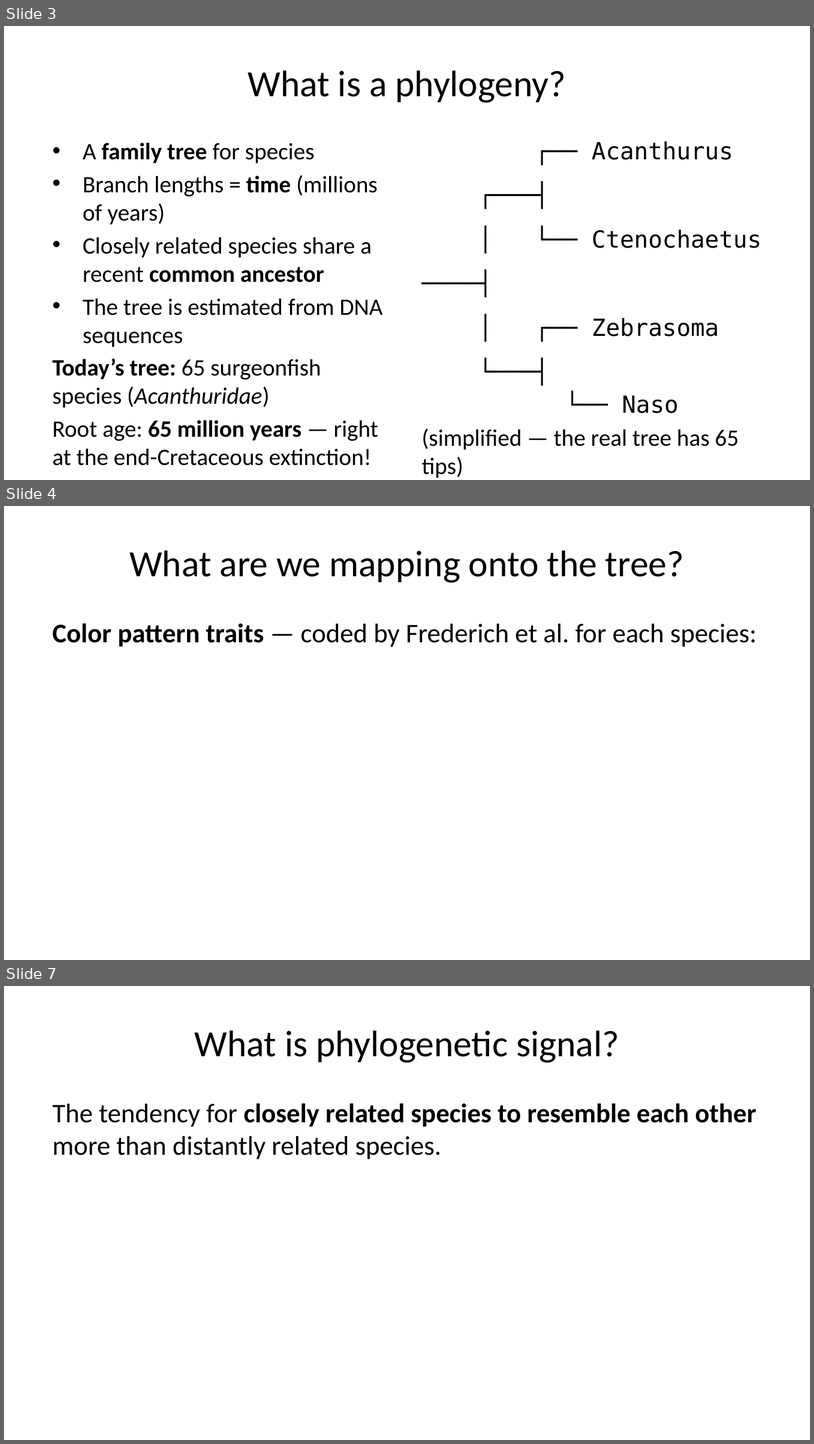
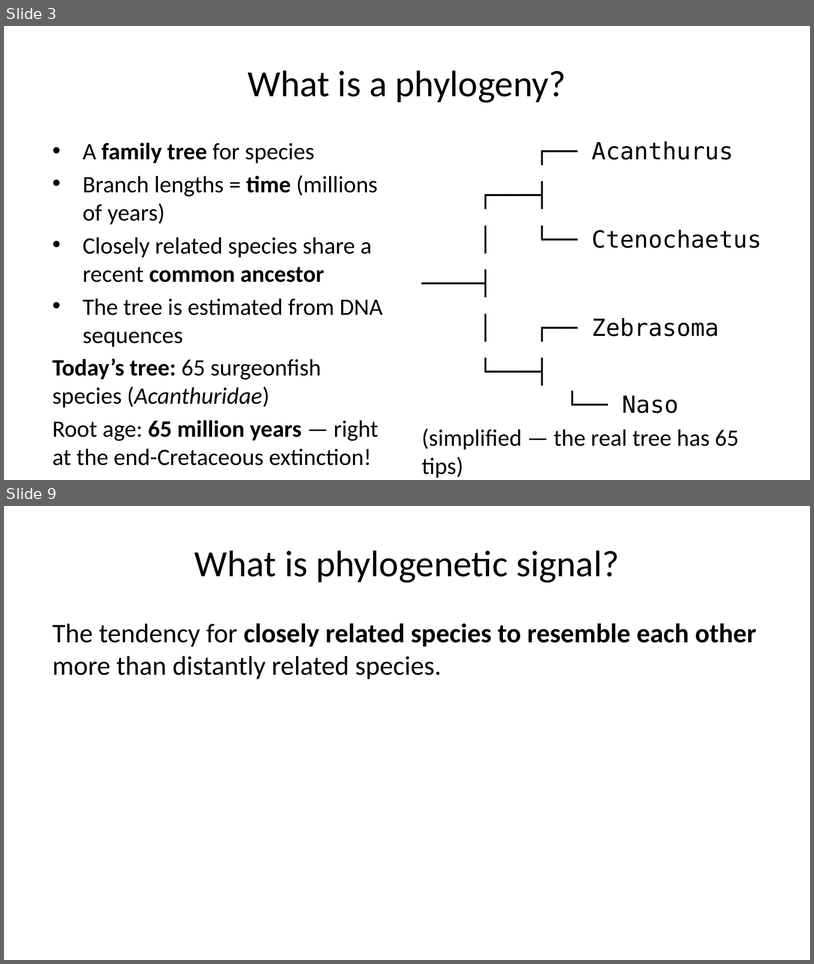
Before and after one commit to michaelalfaro/eeb187-demos, a slide deck: slides/demo7-intro-slides.pptx. Shown one above the other, each under a label of ours: slides 3, 4 and 7 before the commit, slides 3 and 9 after it; the slides between them are not shown. The pictures are 814x1444 and 814x964 pixels, drawn with LibreOffice and Linux fonts; fonts in the diff are those of the drawing. Boxes give left, top, right and bottom in pixels: in the first picture for what was removed or moved away, otherwise in the second. Text is boxed around its words. In the diff, an @@ line names an element or a change of style, - is before the commit and + after.

```diff
--- a/slides/demo7-intro-slides.pptx
+++ b/slides/demo7-intro-slides.pptx
@@ slide 4 removed at [4, 506, 810, 960], background #FFFFFF @@
@@ title removed at [129, 550, 684, 583] @@
-What are we mapping onto the tree?
@@ text removed at [53, 623, 757, 647] @@
-Color pattern traits — coded by Frederich et al. for each species:
@@ what was slide 7 is now slide 9 @@
```
Also in this commit, not shown: 5 slides added, 2 other slides removed, 29 other files.
